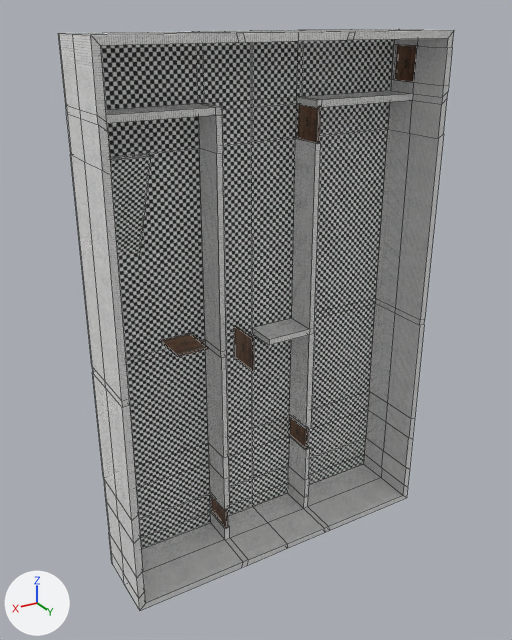
An edit to the Blender file Assets/Models/Lab.blend, drawn before and after from the same camera.
Both versions are drawn from a 50 mm camera at (66.9, 100.7, 61.9) aimed at (2.3, -7.0, 8.0). The axes (+X, +Y, +Z) are drawn at lower left. The lights are the same throughout. Mesh edges are drawn as thin lines.
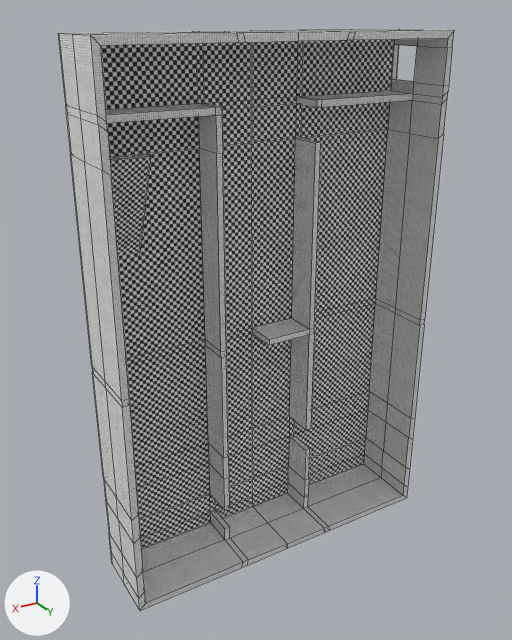
The edits, one by one:
Object 'Cube.004' (ob_cube_004) is deleted.
Object 'Cube.005' (ob_cube_005) is deleted.
Object 'Cube.006' (ob_cube_006) is deleted.
Object 'Cube.007' (ob_cube_007) is deleted.
Object 'Cube.008' (ob_cube_008) is deleted.
Object 'Cube.009' (ob_cube_009) is deleted.

Boxes [x1, y1, x2, y2] around the edits, measured in the pictures (512 x 640 px):
'Cube.005', deleted (brown)
    before: [298, 104, 321, 143]
'Cube.004', deleted (brown)
    before: [394, 45, 417, 82]
'Cube.008', deleted (brown)
    before: [234, 325, 254, 372]
'Cube.009', deleted (brown)
    before: [160, 333, 208, 357]
'Cube.006', deleted
    before: [289, 417, 308, 449]
'Cube.007', deleted
    before: [211, 496, 228, 528]
